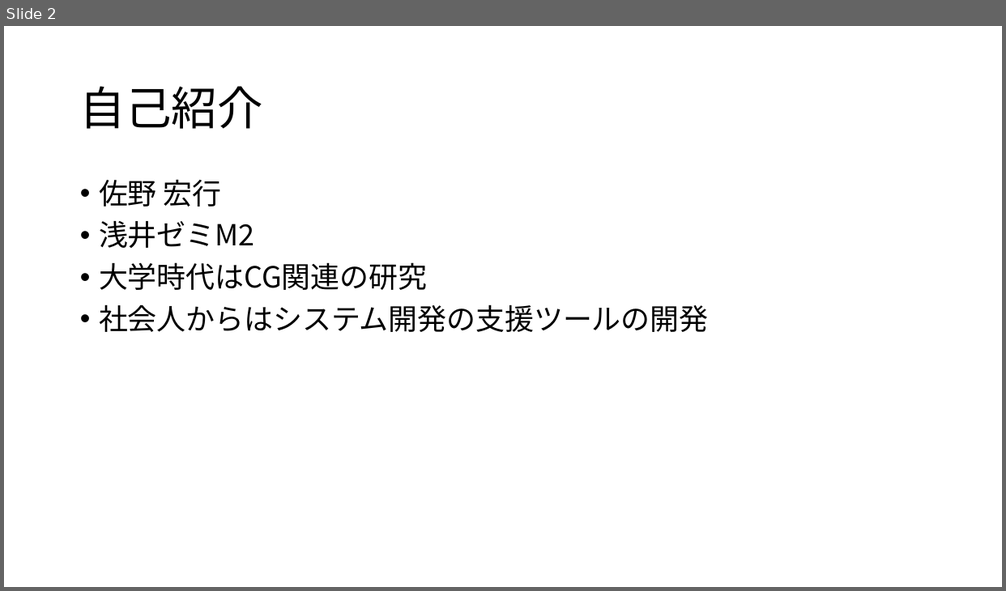
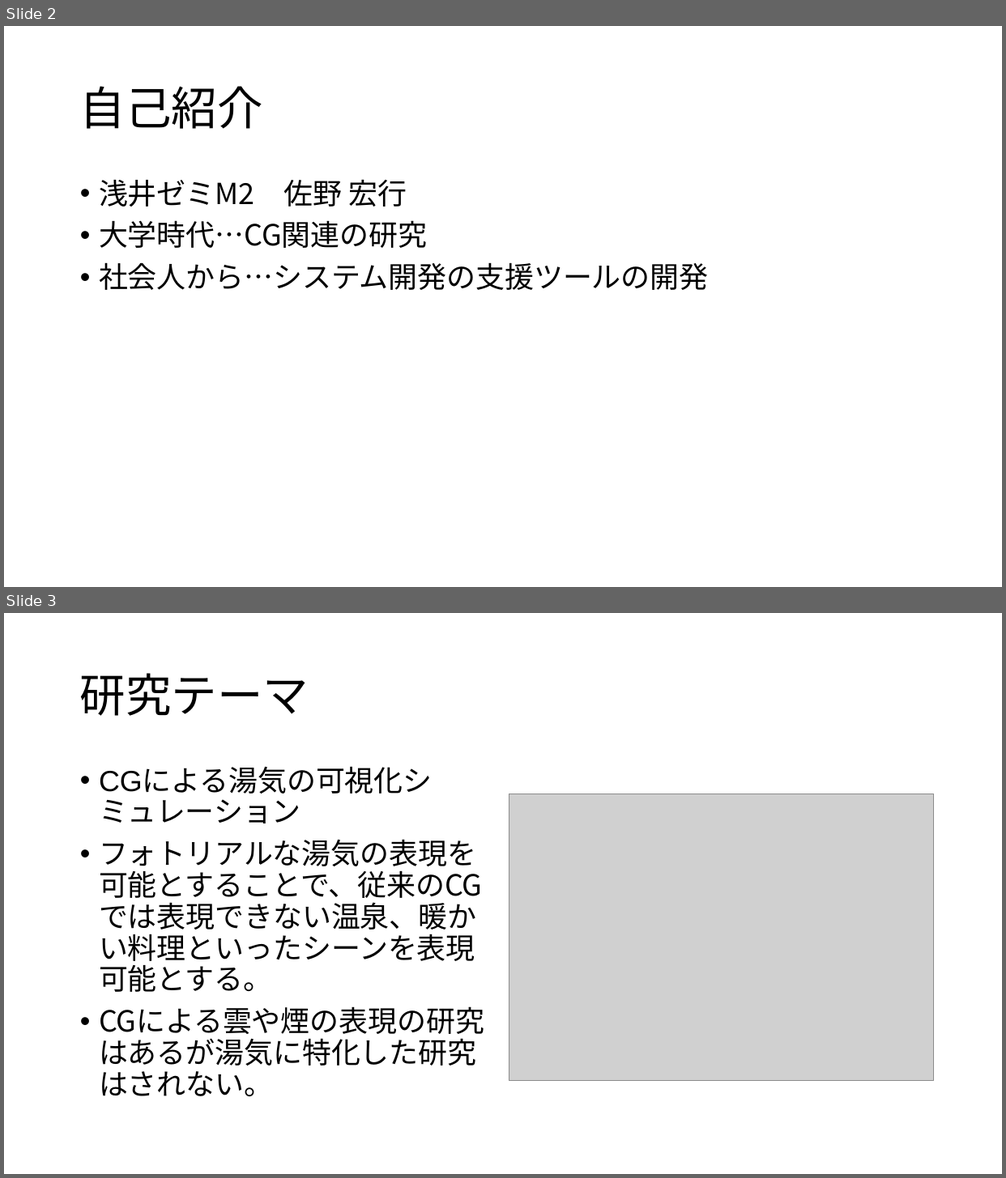
Before and after one commit to sanofc/onsen, a slide deck: docs/presentation/20160527/CGによる湯気のシミュレーション.pptx. Shown one above the other, each under a label of ours: slide 2 before the commit, slides 2 and 3 after it. The pictures are 1006x591 and 1006x1178 pixels, drawn with LibreOffice and Linux fonts; fonts in the diff are those of the drawing; grey boxes stand for pictures. Boxes give left, top, right and bottom in pixels: in the first picture for what was removed or moved away, otherwise in the second. Text is boxed around its words. In the diff, an @@ line names an element or a change of style, - is before the commit and + after.

```diff
--- a/docs/presentation/20160527/CGによる湯気のシミュレーション.pptx
+++ b/docs/presentation/20160527/CGによる湯気のシミュレーション.pptx
@@ slide 3 added at [4, 613, 1002, 1174], background #FFFFFF @@
@@ title added at [80, 673, 309, 716], 44 pt, text #000000 @@
+研究テーマ
@@ picture added at [509, 794, 934, 1081] @@
@@ text added at [99, 839, 482, 1097], 28 pt, text #000000 @@
+• CGによる湯気の可視化シミュレーション
+• フォトリアルな湯気の表現を可能とすることで、従来のCGでは表現できない温泉、暖かい料理といったシーンを表現可能とする。
+• CGによる雲や煙の表現の研究はあるが湯気に特化した研究はされない。
@@ slide 2 changed as well @@
@@ text at [99, 179, 708, 290]: text changed @@
-• 佐野 宏行
-• 浅井ゼミM2
-• 大学時代はCG関連の研究
-• 社会人からはシステム開発の支援ツールの開発
+• 浅井ゼミM2 佐野 宏行
+• 大学時代…CG関連の研究
+• 社会人から…システム開発の支援ツールの開発
```
Also in this commit, not shown: 2 other slides changed, 3 other slides added, 2 slides removed, 2 other files.
